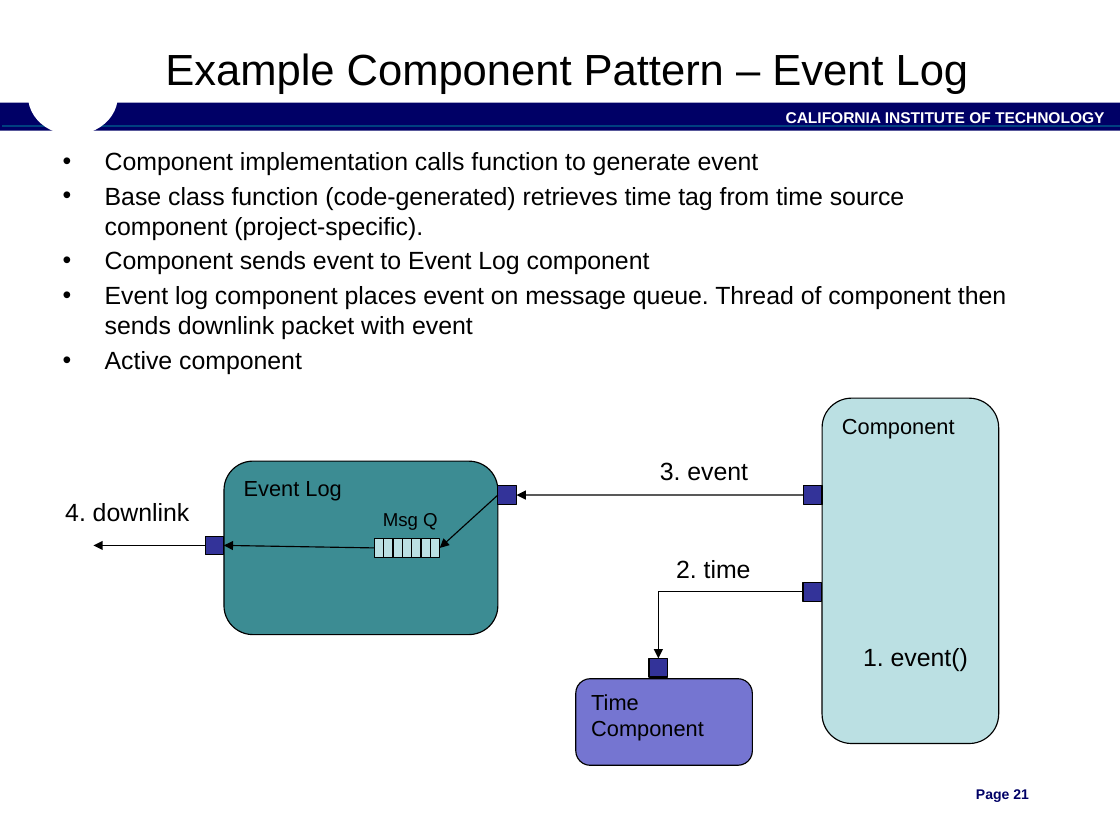
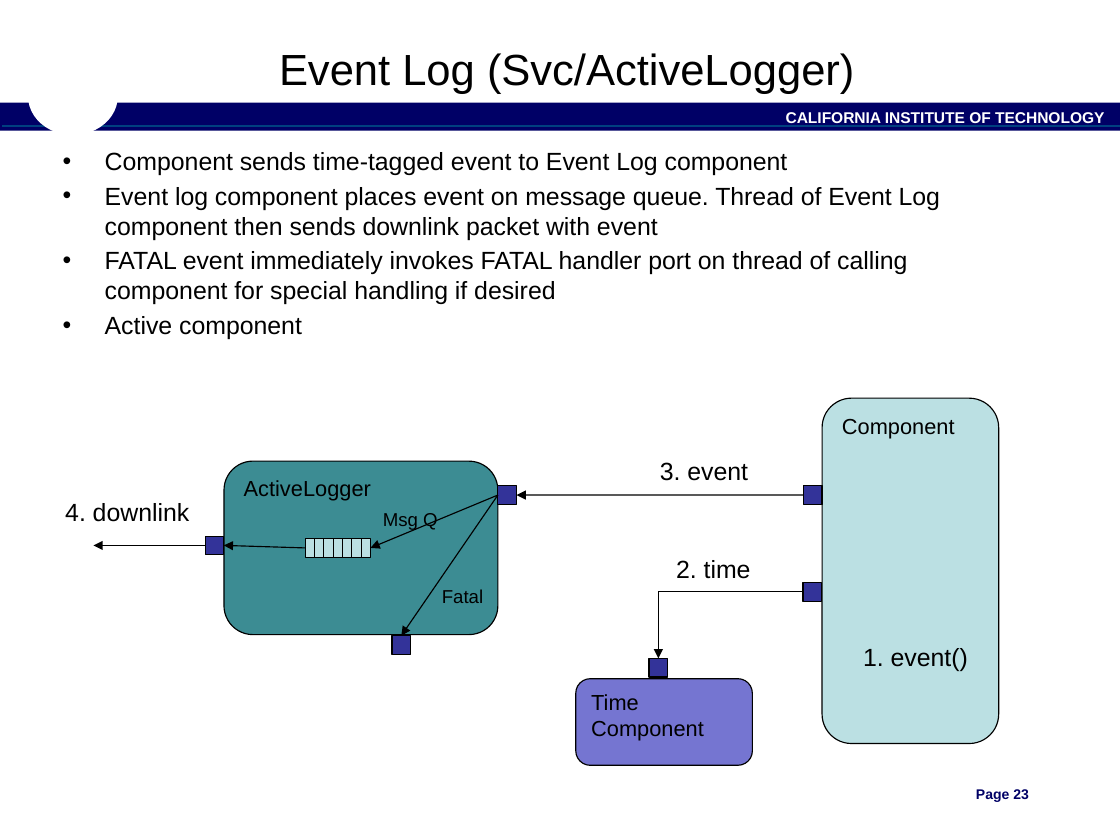
Before and after one commit to nasa/fprime, a slide deck: slide 23 of docs/Architecture/FPrimeSoftwareArchitecture.pptx (slide 21 before the commit). Drawn at 1120x840 pixels with LibreOffice and Linux fonts; fonts in the diff are those of the drawing; background and template pictures are left out. Boxes give left, top, right and bottom in pixels: in the first picture for what was removed or moved away, otherwise in the second. Text is boxed around its words. In the diff, an @@ line names an element or a change of style, - is before the commit and + after.

```diff
--- a/docs/Architecture/FPrimeSoftwareArchitecture.pptx
+++ b/docs/Architecture/FPrimeSoftwareArchitecture.pptx
@@ title at (x1=279, y1=53, x2=854, y2=94): text changed @@
-Example Component Pattern – Event Log
+Event Log (Svc/ActiveLogger)
@@ text at (x1=105, y1=152, x2=940, y2=304): text changed @@
-• Component implementation calls function to generate event
-• Base class function (code-generated) retrieves time tag from time source component (project-specific).
-• Component sends event to Event Log component
-• Event log component places event on message queue. Thread of component then sends downlink packet with event
+• Component sends time-tagged event to Event Log component
+• Event log component places event on message queue. Thread of Event Log component then sends downlink packet with event
+• FATAL event immediately invokes FATAL handler port on thread of calling component for special handling if desired
@@ text in rounded rectangle at (x1=244, y1=480, x2=371, y2=501): text changed @@
-Event Log
+ActiveLogger
@@ arrow moved from (498, 495) - (440, 548) to (498, 495) - (371, 548) @@
@@ arrow added from (498, 495) to (401, 636), #000000 0.75 pt @@
@@ 7 rectangles moved together from (x1=374, y1=539, x2=439, y2=558) to (x1=305, y1=539, x2=370, y2=558) @@
@@ arrow moved from (374, 548) - (224, 545) to (305, 548) - (224, 545) @@
@@ text added at (x1=442, y1=589, x2=483, y2=603), 12 pt, text #000000 @@
+Fatal
@@ rectangle added at (x1=392, y1=636, x2=411, y2=655), fill #333399, outline #000000 0.75 pt @@
@@ page number at (x1=976, y1=789, x2=1029, y2=802): text changed @@
-Page 21
+Page 23
```
Also in this commit, not shown: 20 other slides changed, 7 slides added.
